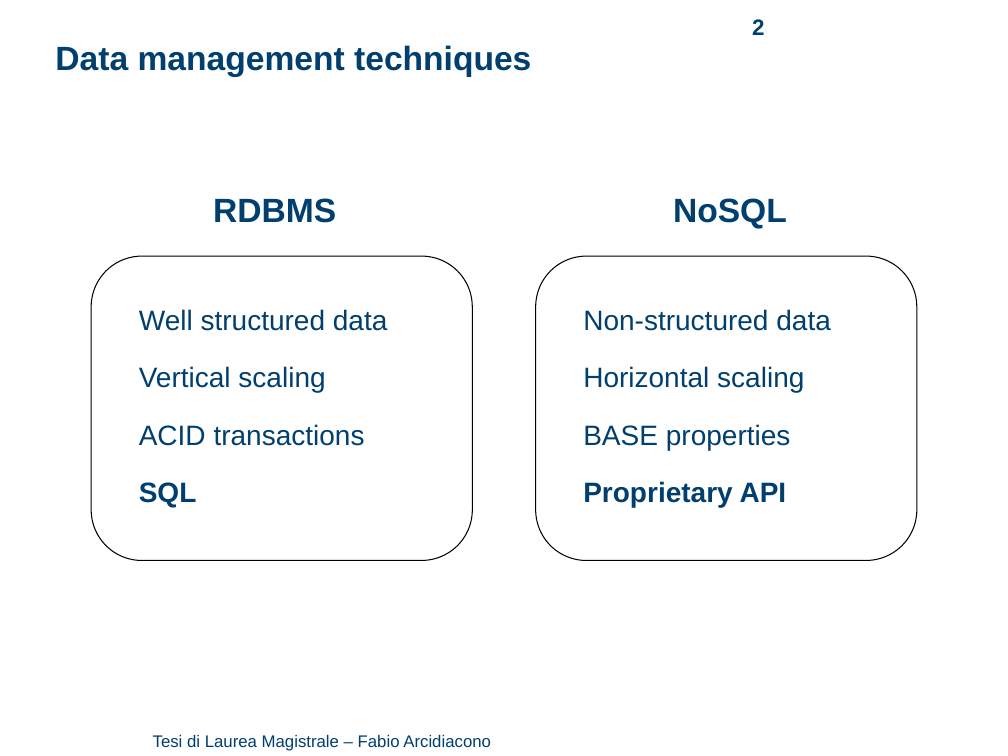
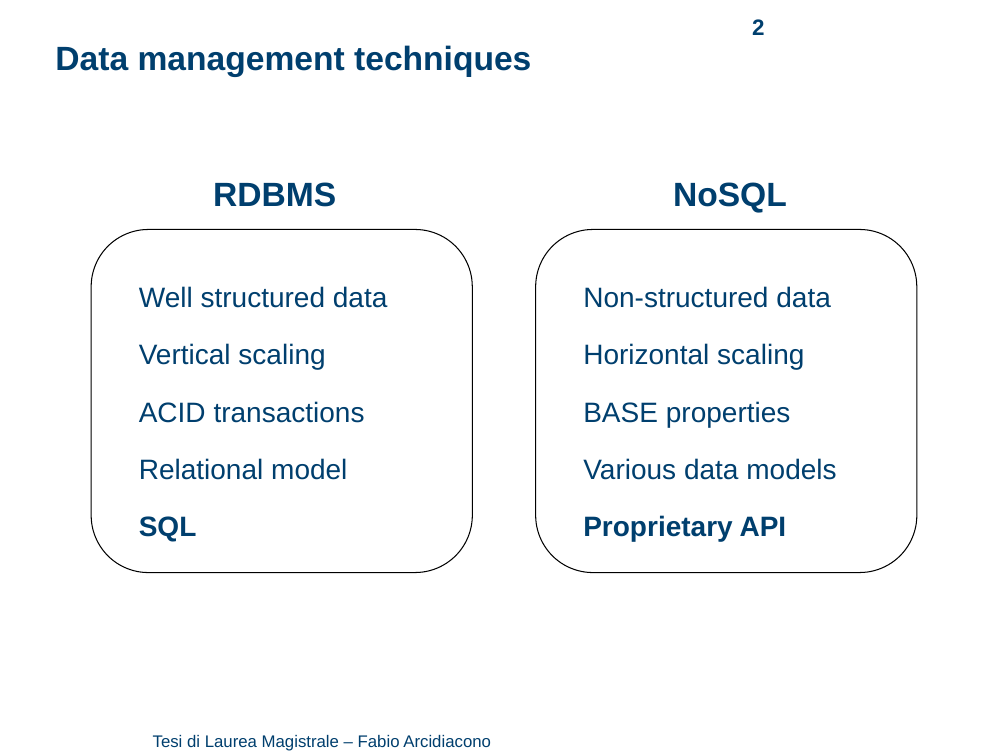
Before and after one commit to arci/thesis, a slide deck: slide 2 of presentation/ThesisPresentation.ppt. Drawn at 1008x756 pixels with LibreOffice and Linux fonts; fonts in the diff are those of the drawing; background and template pictures are left out. Boxes give left, top, right and bottom in pixels: in the first picture for what was removed or moved away, otherwise in the second. Text is boxed around its words. In the diff, an @@ line names an element or a change of style, - is before the commit and + after.

```diff
--- a/presentation/ThesisPresentation.ppt
+++ b/presentation/ThesisPresentation.ppt
@@ text "RDBMS": place and size @@
-text "RDBMS" at (213,198,336,223)
+text "RDBMS" at (213,182,336,207)
@@ text "NoSQL": place and size @@
-text "NoSQL" at (673,198,787,229)
+text "NoSQL" at (673,182,787,213)
@@ rounded rectangle: place and size @@
-rounded rectangle at (91,256,472,560)
+rounded rectangle at (91,230,472,573)
@@ rounded rectangle: place and size @@
-rounded rectangle at (535,256,916,560)
+rounded rectangle at (535,230,916,573)
@@ text "Well structured data": place and size @@
-text "Well structured data" at (139,309,387,507)
+text "Well structured data" at (139,286,387,542)
@@ text "Non-structured data": place and size @@
-text "Non-structured data" at (583,309,830,507)
+text "Non-structured data" at (583,286,836,542)
@@ text at (139,458,347,480): paragraph added @@
+Relational model
@@ text at (583,458,836,480): paragraph added @@
+Various data models
```
Also in this commit, not shown: 7 other slides changed, 2 slides added, 1 slide removed, 2 other files.
